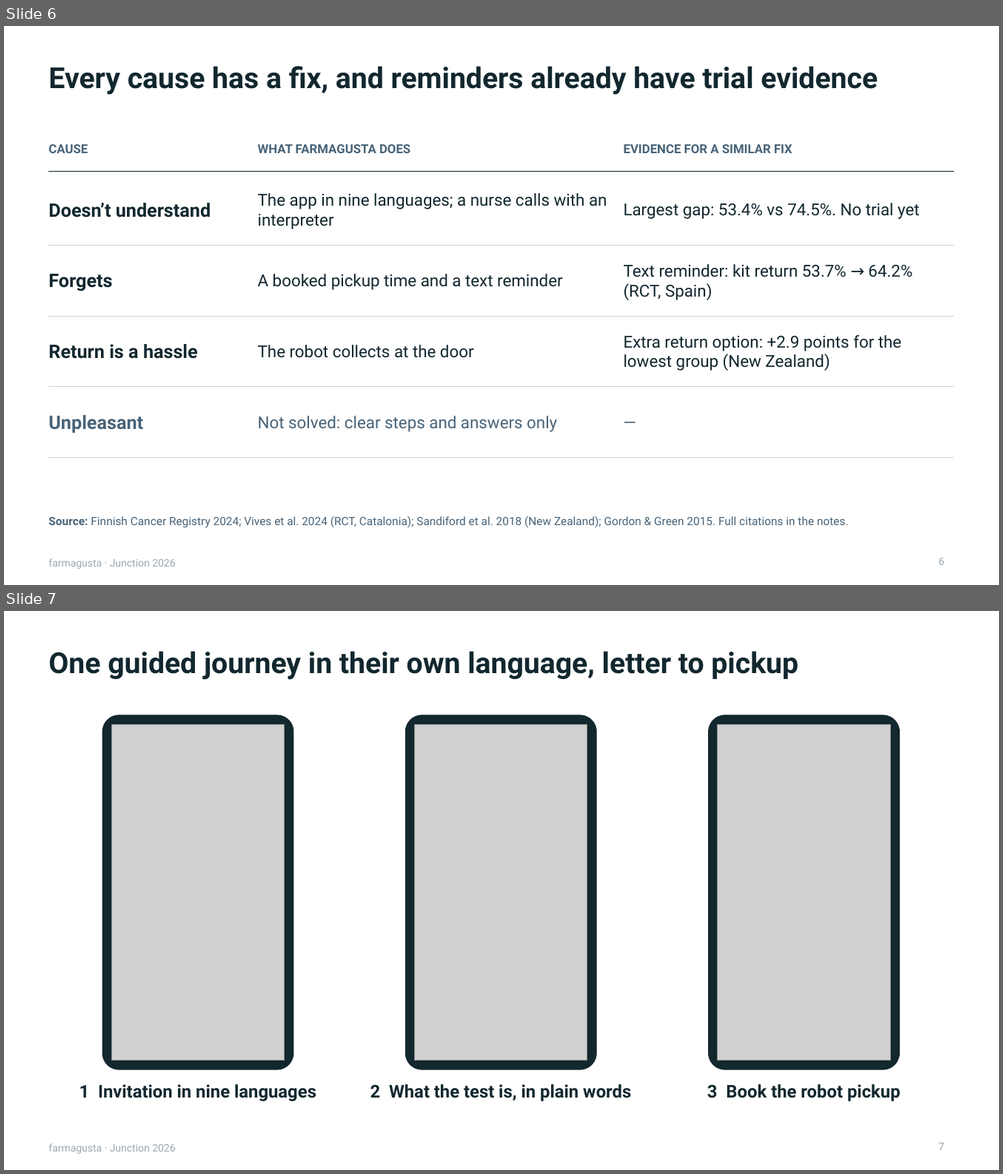
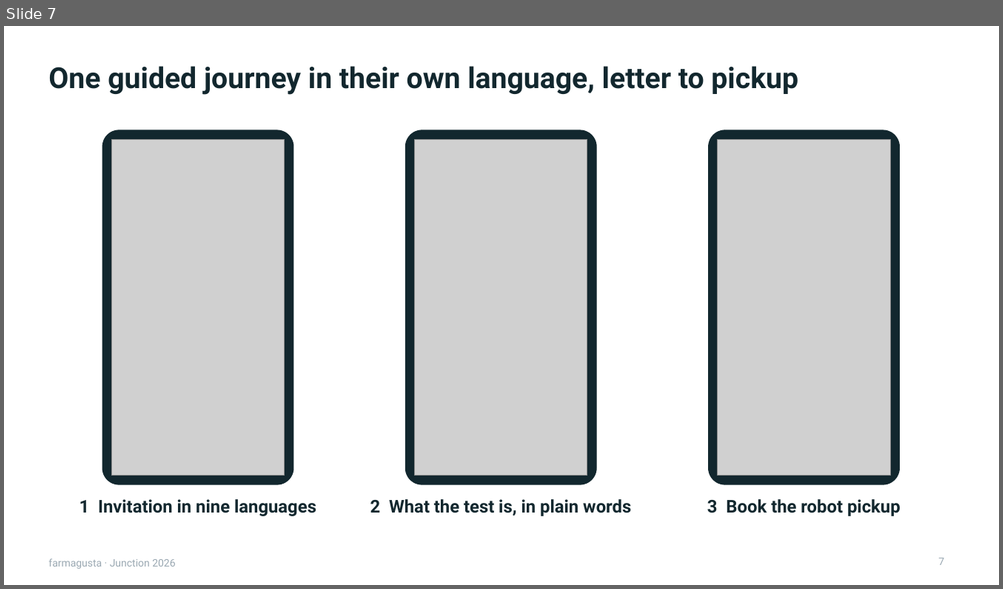
Before and after one commit to rromppanen/junction26, a slide deck: docs/pitch/farmagusta-screening-attendance.pptx. Shown one above the other, each under a label of ours: slides 6 and 7 before the commit, slide 7 after it. The pictures are 1003x1174 and 1003x589 pixels, drawn with LibreOffice and Linux fonts; fonts in the diff are those of the drawing; grey boxes stand for pictures. Boxes give left, top, right and bottom in pixels: in the first picture for what was removed or moved away, otherwise in the second. Text is boxed around its words. In the diff, an @@ line names an element or a change of style, - is before the commit and + after.

Commit message:
Clarify pickup value and add Starship fleet economics to pitch

```diff
--- a/docs/pitch/farmagusta-screening-attendance.pptx
+++ b/docs/pitch/farmagusta-screening-attendance.pptx
@@ slide 6 removed at box(4, 26, 999, 585), background #FFFFFF; not listed: 1 template element that a slide beside it also shows @@
@@ title removed at box(48, 66, 877, 95) @@
-Every cause has a fix, and reminders already have trial evidence
@@ text removed at box(48, 144, 88, 153) @@
-CAUSE
@@ text removed at box(258, 144, 410, 153) @@
-WHAT FARMAGUSTA DOES
@@ text removed at box(623, 144, 792, 153) @@
-EVIDENCE FOR A SIMILAR FIX
@@ line removed from (48, 172) to (954, 172) @@
@@ group removed at box(48, 193, 954, 245): 3 texts, 1 line @@
-Doesn’t understand
-The app in nine languages; a nurse calls with an interpreter
-Largest gap: 53.4% vs 74.5%. No trial yet
@@ group removed at box(48, 264, 954, 316): 3 texts, 1 line @@
-Forgets
-A booked pickup time and a text reminder
-Text reminder: kit return 53.7% → 64.2% (RCT, Spain)
@@ group removed at box(48, 335, 954, 387): 3 texts, 1 line @@
-Return is a hassle
-The robot collects at the door
-Extra return option: +2.9 points for the lowest group (New Zealand)
@@ group removed at box(48, 388, 954, 458): 3 texts, 1 line @@
-Unpleasant
-Not solved: clear steps and answers only
-—
@@ text removed at box(48, 517, 848, 528) @@
-Source: Finnish Cancer Registry 2024; Vives et al. 2024 (RCT, Catalonia); Sandiford et al. 2018 (New Zealand); Gordon & Green 2015. Full citations in the notes.
@@ page number removed at box(938, 558, 944, 565) @@
-6
```
Also in this commit, not shown: 4 slides changed, 4 slides added, 1 other slide removed.
